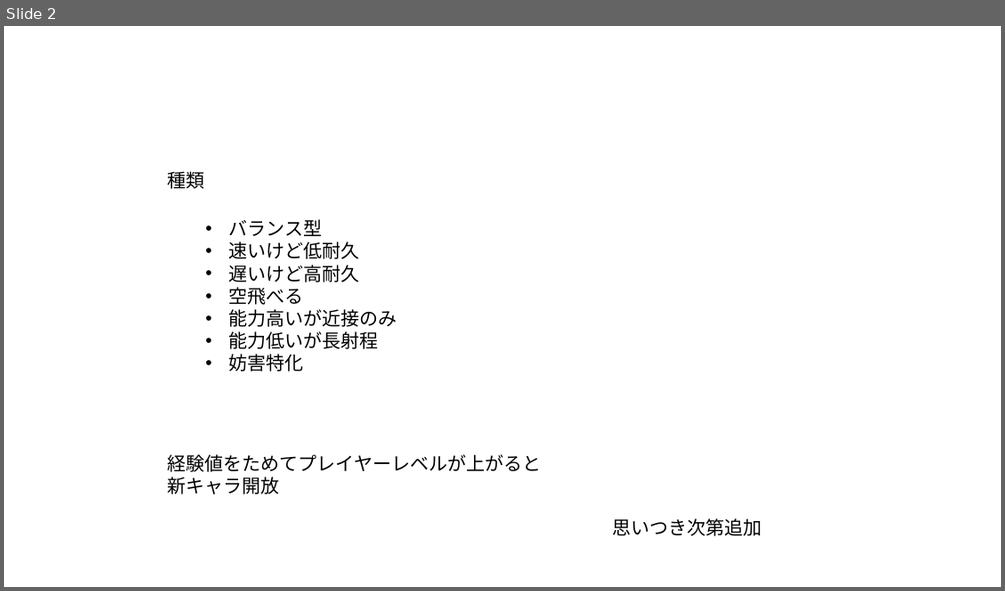
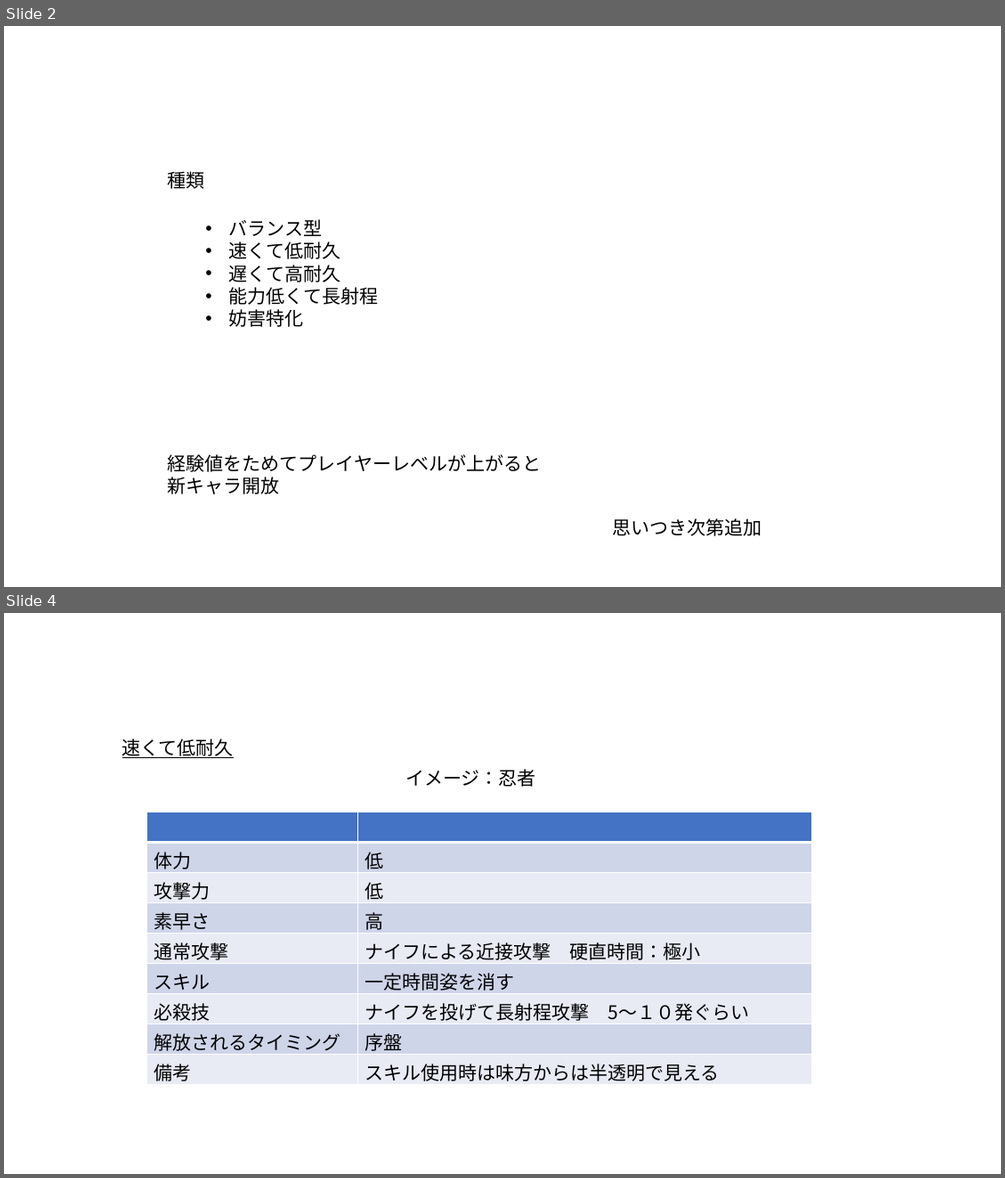
Before and after one commit to soushi1116/Employment, a slide deck: 仕様書/キャラクター.pptx. Shown one above the other, each under a label of ours: slide 2 before the commit, slides 2 and 4 after it; the slides between them are not shown. The pictures are 1005x591 and 1005x1178 pixels, drawn with LibreOffice and Linux fonts; fonts in the diff are those of the drawing. Boxes give left, top, right and bottom in pixels: in the first picture for what was removed or moved away, otherwise in the second. Text is boxed around its words. In the diff, an @@ line names an element or a change of style, - is before the commit and + after.

```diff
--- a/仕様書/キャラクター.pptx
+++ b/仕様書/キャラクター.pptx
@@ slide 4 added at <box>4,613,1001,1174</box>, background #FFFFFF @@
@@ text added at <box>122,738,234,758</box>, 18 pt, text #000000, underline @@
+速くて低耐久
@@ text added at <box>405,769,536,787</box>, 18 pt, text #000000 @@
+イメージ：忍者
@@ table added at <box>146,811,811,1085</box>, 9 rows, 2 columns @@
+ | 
+体力 | 低
+攻撃力 | 低
+素早さ | 高
+通常攻撃 | ナイフによる近接攻撃 硬直時間：極小
+スキル | 一定時間姿を消す
+必殺技 | ナイフを投げて長射程攻撃 5～１０発ぐらい
+解放されるタイミング | 序盤
+備考 | スキル使用時は味方からは半透明で見える
@@ slide 2 changed as well @@
@@ text at <box>229,241,378,305</box>: text changed @@
-• 速いけど低耐久
-• 遅いけど高耐久
-• 空飛べる
-• 能力高いが近接のみ
-• 能力低いが長射程
+• 速くて低耐久
+• 遅くて高耐久
+• 能力低くて長射程
```
Also in this commit, not shown: 1 other slide changed, 6 other slides added, 2 other files.
